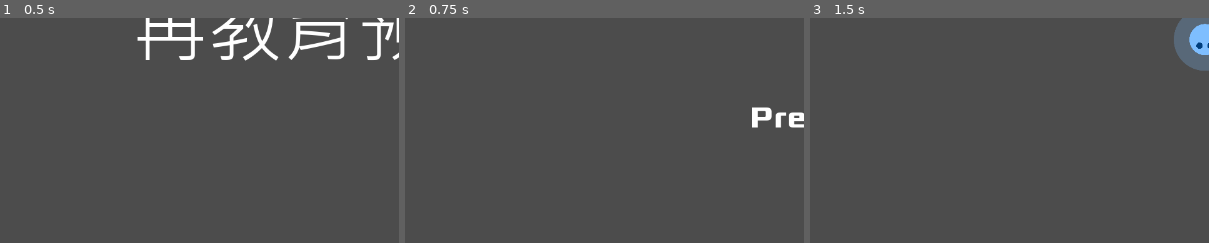
Above: before the commit, frames 1-3 (left to right).
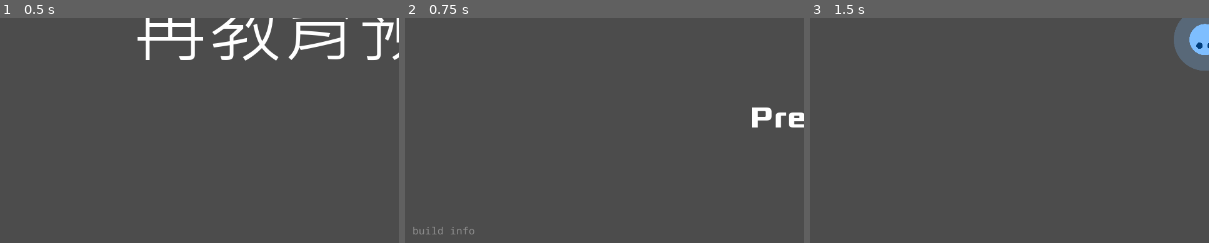
Above: after the commit, the same moments.

Repository: saimukzi/NfaoPoSim
Game: Godot game, scene res://MainScene/MainScene.tscn
The game is run twice, just before and just after one commit, with the same random seed, the same clock (stepped at 60 frames per second) and the same inputs. Sound files missing from this copy of the repository are replaced by a short silence.
Inputs:
- Up to frame 1 (0.5 s): no input
- Up to frame 2 (0.75 s): tap Enter at 0.5 s; hold Right (game_right) from 0.53 s (still down); hold Z (game_eat) from 0.53 s (still down)
- Up to frame 3 (1.5 s): release Right (game_right) at 1.28 s; release Z (game_eat) at 1.28 s; hold Down (game_down) from 1.28 s (still down); tap Z (game_eat) at 1.35 s
The pictures show only the part of the screen within x 1-51%, y 48-98%; the shares and areas given below are measured in that part.

Frame 1 is identical in both runs. In frame 2, 0.1% of the frame differs, in the area x 2-18%, y 92-97%; in frame 3, nothing differs.
Error after the commit: Invalid get index 'YYYYMMDDHHMMSS' (on base: 'null instance'). (res://TitleScene/Version.gd:5)

Commit message:
add build info show

Diff:
--- a/TitleScene/TitleScene.tscn
+++ b/TitleScene/TitleScene.tscn
@@ -1,12 +1,17 @@
-[gd_scene load_steps=5 format=2]
+[gd_scene load_steps=8 format=2]
 
 [ext_resource path="res://TitleScene/TitleScene.gd" type="Script" id=1]
 [ext_resource path="res://TitleScene/title.png" type="Texture" id=2]
 [ext_resource path="res://assets/Xolonium-Bold.ttf" type="DynamicFontData" id=3]
+[ext_resource path="res://TitleScene/Version.gd" type="Script" id=4]
+[ext_resource path="res://assets/NotoSansMono-Regular.ttf" type="DynamicFontData" id=5]
 
 [sub_resource type="DynamicFont" id=1]
 size = 48
 font_data = ExtResource( 3 )
+
+[sub_resource type="DynamicFont" id=2]
+font_data = ExtResource( 5 )
 
 [node name="TitleScene" type="Node"]
 script = ExtResource( 1 )
@@ -22,3 +27,16 @@
 margin_bottom = 537.0
 custom_fonts/font = SubResource( 1 )
 text = "Press Z"
+
+[node name="Version" type="Label" parent="."]
+self_modulate = Color( 1, 1, 1, 0.380392 )
+anchor_top = 1.0
+anchor_bottom = 1.0
+margin_left = 20.0
+margin_top = -70.0
+margin_right = 620.0
+margin_bottom = -20.0
+custom_fonts/font = SubResource( 2 )
+text = "build info"
+valign = 2
+script = ExtResource( 4 )
--- /dev/null
+++ b/TitleScene/Version.gd
@@ -0,0 +1,13 @@
+extends Label
+
+func _ready():
+	var v = $"/root/Version"
+	var YYYYMMDDHHMMSS = v.YYYYMMDDHHMMSS
+	var GIT_HASH = v.GIT_HASH
+	var GIT_CLEAN = v.GIT_CLEAN
+
+	var GIT_HASH_8 = 'dev' if v.GIT_HASH=='dev' else \
+					 v.GIT_HASH.right(v.GIT_HASH.length()-8)
+	var GIT_DIRTY_MARK = '' if v.GIT_CLEAN else '#'
+
+	text = 'build {t}({h}{m})'.format({'t':YYYYMMDDHHMMSS,'h':GIT_HASH_8,'m':GIT_DIRTY_MARK})
--- a/project.godot
+++ b/project.godot
@@ -39,6 +39,7 @@
 [autoload]
 
 Runtime="*res://commons/Runtime.gd"
+Version="*res://version/Version.gd"
 
 [display]
 
Not shown, changed: LICENSE.txt
Binary file added: assets/NotoSansMono-Regular.ttf
Not shown, changed: prebuild.sh
Not shown, changed: version/Version.gd.template
